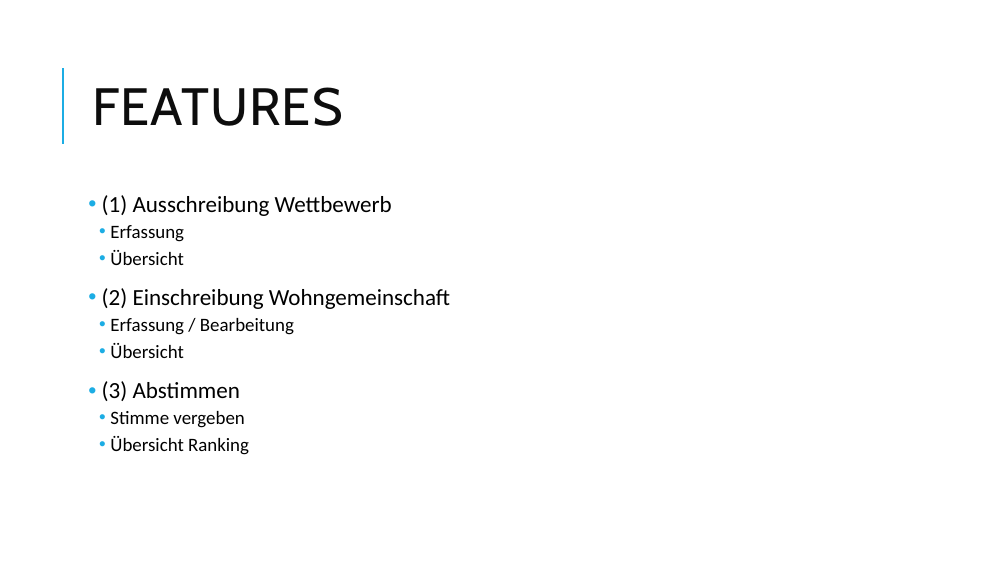
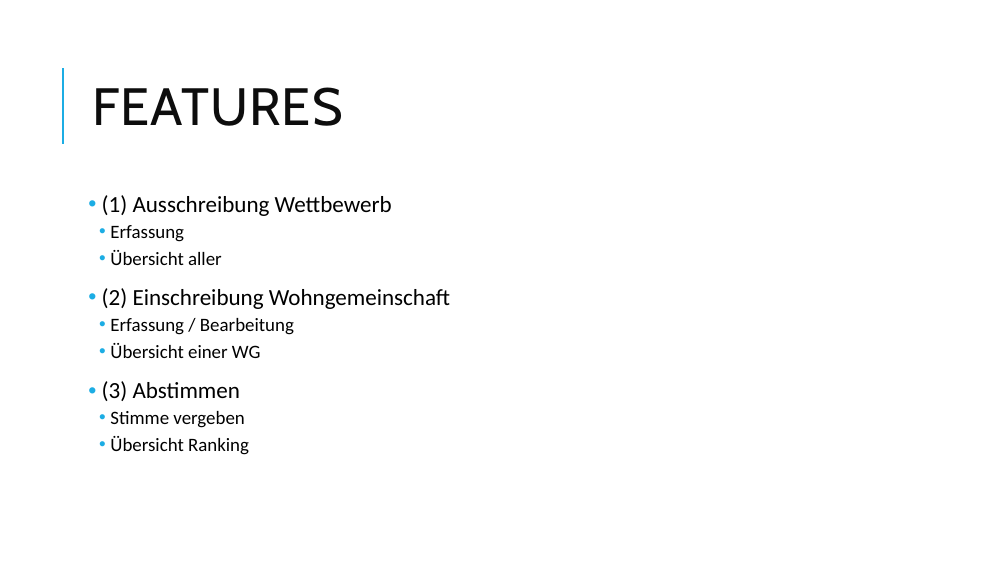
Before and after one commit to christopherchristensen/summaries, a slide deck: slide 5 of xml/pitch/wg_xml_pitch.pptx. Drawn at 1008x567 pixels with LibreOffice and Linux fonts; fonts in the diff are those of the drawing. Boxes give left, top, right and bottom in pixels: in the first picture for what was removed or moved away, otherwise in the second. Text is boxed around its words. In the diff, an @@ line names an element or a change of style, - is before the commit and + after.

```diff
--- a/xml/pitch/wg_xml_pitch.pptx
+++ b/xml/pitch/wg_xml_pitch.pptx
@@ text at (x1=110, y1=250, x2=222, y2=265): text changed @@
-  • Übersicht
+  • Übersicht aller
@@ text at (x1=110, y1=343, x2=261, y2=358): text changed @@
-  • Übersicht
+  • Übersicht einer WG
```
Also in this commit, not shown: 1 other slide changed, 10 other files.
